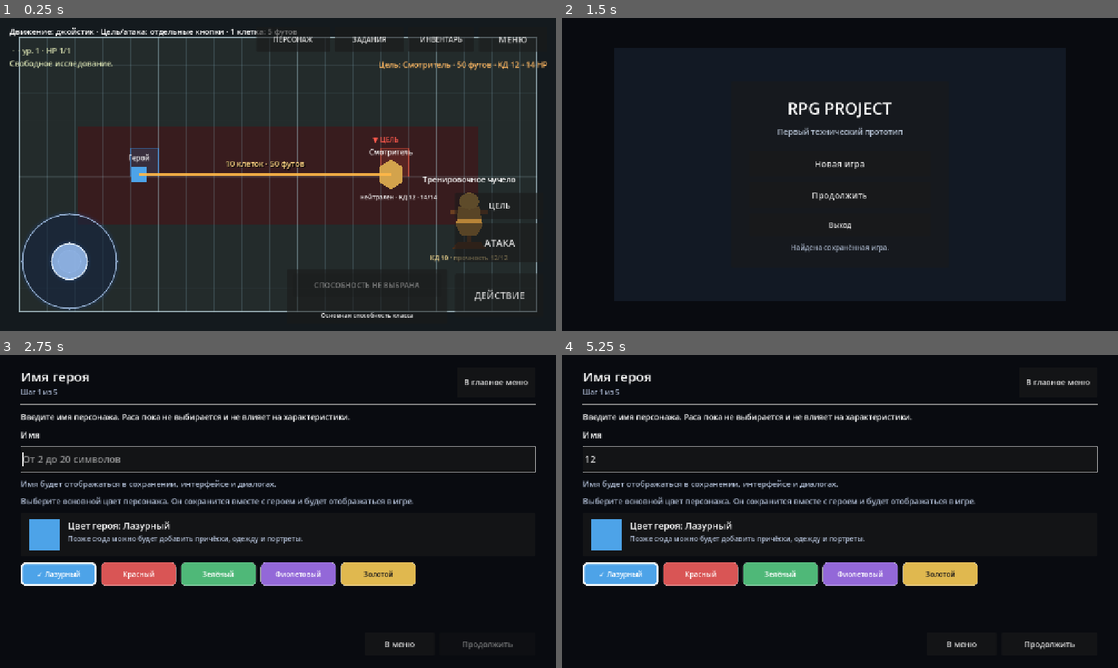
Above: before the commit, frames 1-4 (two rows, left to right).
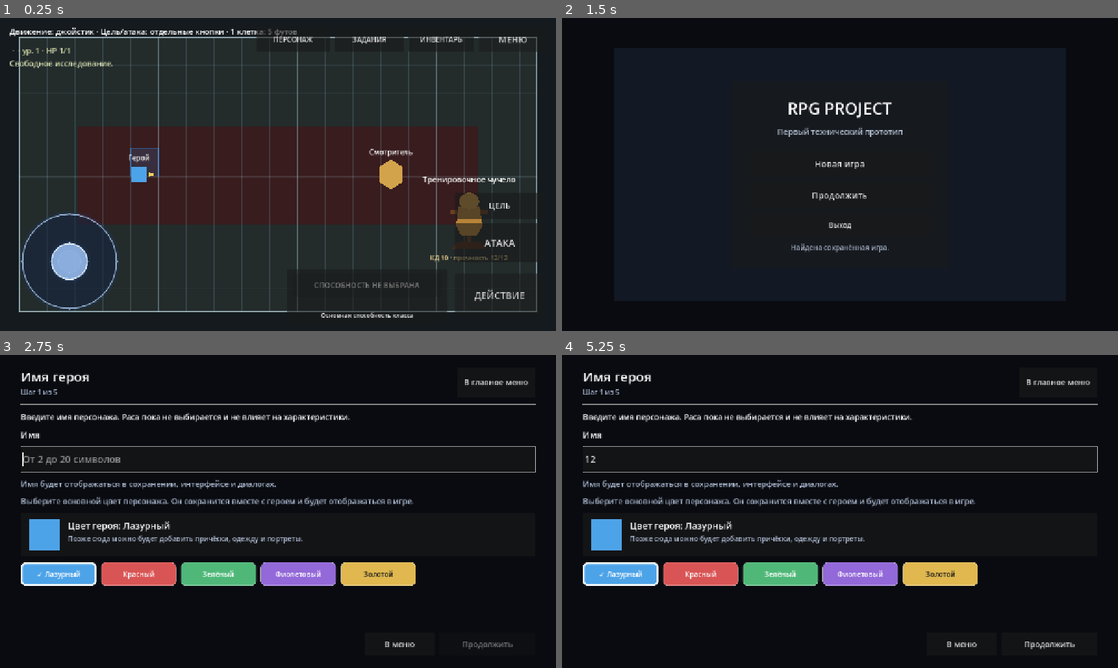
Above: after the commit, the same moments.

Repository: eretenkodaniil16-rgb/rpg-project
Game: Godot game, scene res://scenes/game/game.tscn
Same seed, same stepped clock (60 frames per second), same inputs: the game is played once before the commit and once after it. This scene is started directly instead of the project's main scene.
Inputs (mouse positions are in pixels of both pictures, inside the frame that each line leads up to):
- Up to frame 1 (0.25 s): no input
- Up to frame 2 (1.5 s): click "ДЕЙСТВИЕ" at 0.5 s; click "МЕНЮ" at 1.25 s
- Up to frame 3 (2.75 s): click "Новая игра" at 2 s
- Up to frame 4 (5.25 s): click (840, 458) at 2.77 s; type "12" at 2.85 s; click "В главное меню" at 3.5 s; click "Новая игра" at 4.25 s; click (840, 458) at 5.02 s; type "12" at 5.1 s

The runs differ from the first frame. In frame 1, 1.4% of the frame differs, in the area x 25-99%, y 13-59%; in frame 2, nothing differs; in frame 3, less than 0.1%; in frame 4, less than 0.1%.

Commit message:
feat: use combat targeting scene scripts

Diff:
--- a/scenes/game/game.tscn
+++ b/scenes/game/game.tscn
@@ -1,7 +1,7 @@
 [gd_scene load_steps=9 format=3]
 
-[ext_resource type="Script" path="res://scripts/game/game.gd" id="1_game"]
-[ext_resource type="Script" path="res://scripts/game/player.gd" id="2_player"]
+[ext_resource type="Script" path="res://scripts/game/game_combat.gd" id="1_game"]
+[ext_resource type="Script" path="res://scripts/game/player_combat.gd" id="2_player"]
 [ext_resource type="Script" path="res://scripts/game/npc.gd" id="3_npc"]
 [ext_resource type="Script" path="res://scripts/ui/dialogue_ui.gd" id="4_dialogue"]
 [ext_resource type="Script" path="res://scripts/ui/mobile_controls.gd" id="5_mobile"]
